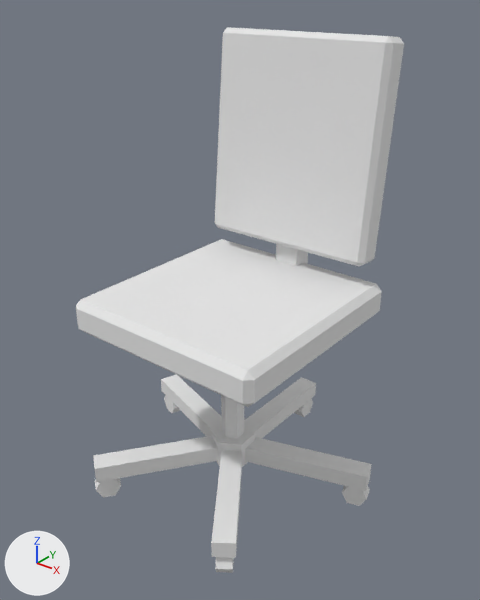
The glTF model public/models/furniture/office/office-chair/office-chair-00.glb: old version first, new version second.
Rendered twice from a camera (50 mm lens) standing at (0.85, -1.061, 1.126) and looking at (0.011, -0.013, 0.476). The lights are fixed; the arrows at lower left show +X, +Y and +Z. The picture after the commit comes second. Where no turn or scale is listed for an object, it has been applied to the vertices. Vertices at exactly the same position are counted once.

Objects in the first picture: 'office_chair_00'.
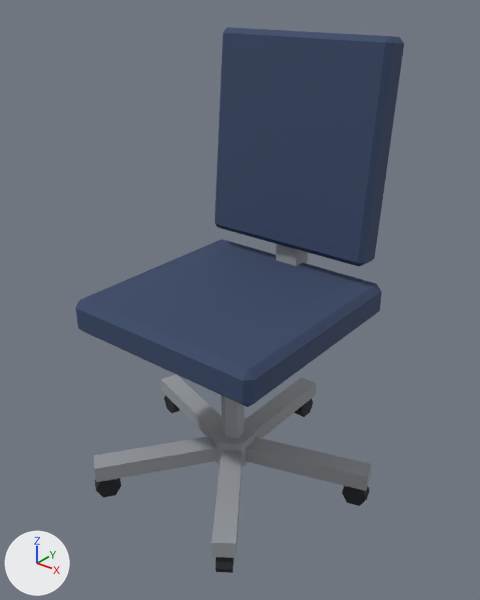
Pixel boxes [x1, y1, x2, y2] of what changed, in the pictures (480 x 600 px):
'office_chair_00', recoloured (darker)
    both: [76, 27, 404, 573]

Edits to the bpy script that builds the scene:
```text
Change mat_lowpolykit:
    add n2 = _N.new('ShaderNodeMix'); n2.name = 'Mix'
    add n2.data_type = 'RGBA'
    add n2.blend_type = 'MULTIPLY'
    add n2.inputs[0].default_value = 1.0  # 'Factor'
    add n2.inputs[7].default_value = (0.8, 0.8, 0.8, 1.0)  # 'B', white #e7e7e7
    add n3 = _N.new('ShaderNodeVertexColor'); n3.name = 'Color Attribute'
    where n0 = _N.new('ShaderNodeBsdfPrincipled'); n0.name = 'Principled BSDF'
    add _L.new(n2.outputs[2], n0.inputs[0])  # 'Result' to 'Base Color'
    add _L.new(n3.outputs[0], n2.inputs[6])  # 'Color' to 'A'
Change me_office_chair_00:
    where me_office_chair_00.from_pydata(...)  # 188 vertices, 312 faces; spans x -0.331..0.331, y -0.316..0.316, z -0.511..0.511
    used by ob_office_chair_00; location = (0.0, 0.0, 0.511)
    me_office_chair_00 part 1: vertex colours changed
```
